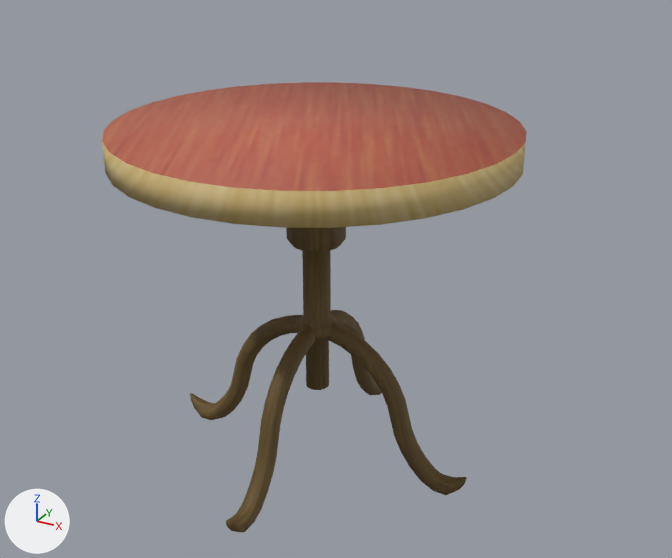
The FBX model misoten/Assets/Resources/Models/ctable/ctable.fbx: old version first, new version second.
One viewpoint serves both versions: a 50 mm lens placed at (4.42, -7.62, 5.4), pointed at (0.18, 0.08, 1.55). Lighting does not change. The marker at lower left points along +X, +Y and +Z.

In view in the first picture: 'foot', 'table'.
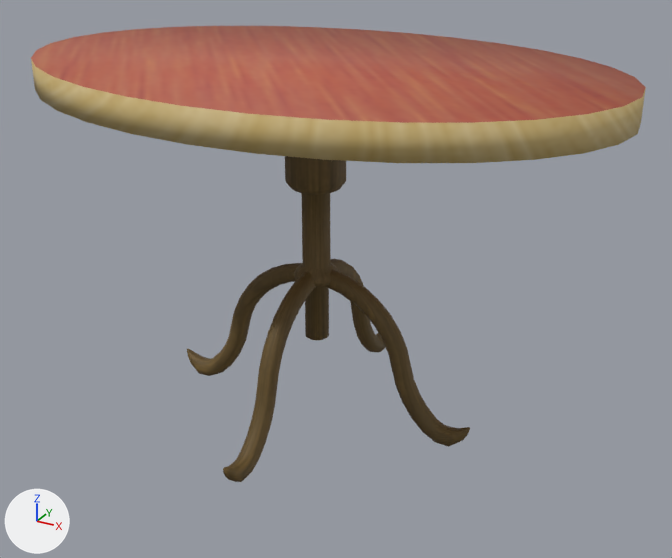
What differs and where, as boxes (x1, y1, x2, y2) in the pictures (672 x 558 px; the box of a moved part takes in the faces that stretch with it):
'table', reshaped (45% wider): before (102, 82, 527, 390); after (31, 26, 646, 340)
'foot', mesh moved: before (190, 310, 467, 532); after (187, 259, 470, 482)
part 2 of me_cylinder, moved or reshaped: before (102, 82, 527, 228); after (31, 26, 646, 163)
part 3 of me_cylinder, moved or reshaped: before (286, 227, 346, 390); after (285, 156, 346, 340)

Diff of the bpy script that builds the scene:
```diff
--- a/misoten/Assets/Resources/Models/ctable/ctable.fbx.py
+++ b/misoten/Assets/Resources/Models/ctable/ctable.fbx.py
@@ me_cylinder @@
 me_cylinder.from_pydata(...)  # 808 vertices, 748 faces; spans x -2.0..2.0, y -2.0..2.0, z 0.26..3.15
 # used by ob_table; location = (0.0, 0.0, 0.0)
+# me_cylinder part 2: the loose piece of 64 vertices spanning x -2.0..2.0, y -2.0..2.0, z 2.85..3.15 is scaled about its middle by (1.5, 1, 1), then moved by (0.0, 0.0, 0.6)
+# me_cylinder part 3: the loose piece of 384 vertices spanning x -0.3..0.3, y -0.3..0.3, z 0.26..2.82 is moved by (0.0, 0.0, 0.6)
 me_cylinder.materials.append(mat_table)
@@ me_torus @@
 me_torus.from_pydata(...)  # 712 vertices, 731 faces; spans x -1.76..1.76, y -1.76..1.76, z -0.58..1.1
 # used by ob_foot; location = (0.0, 0.0, 0.0)
+# me_torus part 1: the whole mesh is moved by (0.0, 0.0, 0.6)
 me_torus.materials.append(mat_table)
```
